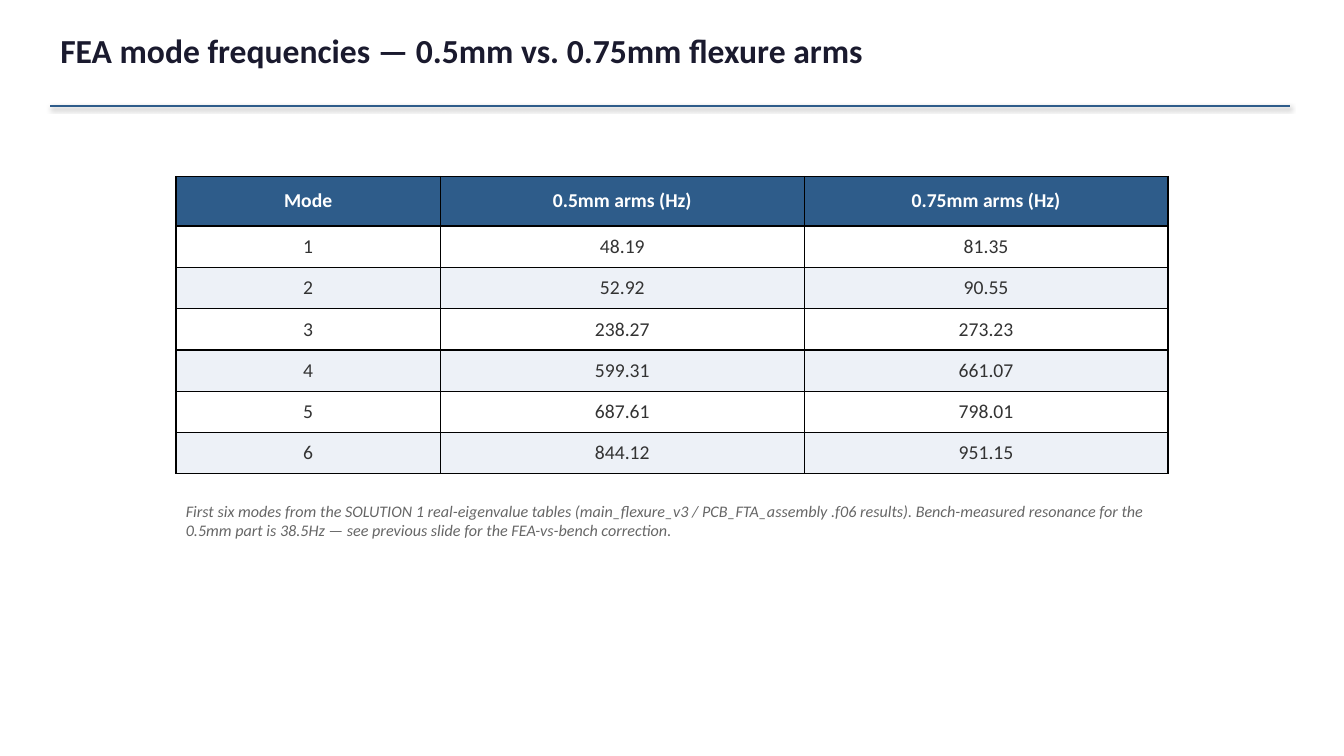
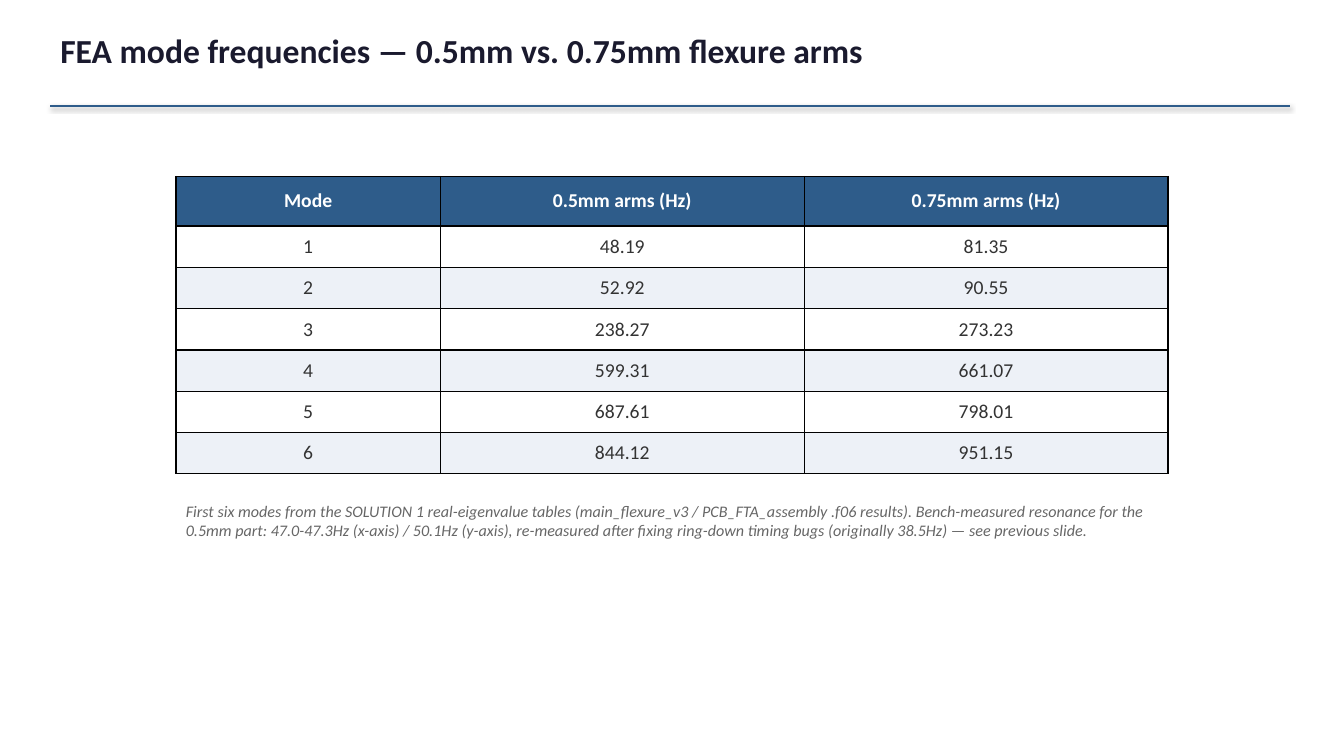
Before and after one commit to ucsbdeepspace/rpi_camera_system, a slide deck: slide 22 of docs/session_results_2026-08-18_pid_tuning.pptx. Drawn at 1344x756 pixels with LibreOffice and Linux fonts; fonts in the diff are those of the drawing. Boxes give left, top, right and bottom in pixels: in the first picture for what was removed or moved away, otherwise in the second. Text is boxed around its words. In the diff, an @@ line names an element or a change of style, - is before the commit and + after.

Commit message:
docs: update FEA-vs-bench slides with re-measured ring-down resonance (38.5Hz -> 47-50Hz, superseded)

```diff
--- a/docs/session_results_2026-08-18_pid_tuning.pptx
+++ b/docs/session_results_2026-08-18_pid_tuning.pptx
@@ text at (186,505,1143,539): text changed @@
-First six modes from the SOLUTION 1 real-eigenvalue tables (main_flexure_v3 / PCB_FTA_assembly .f06 results). Bench-measured resonance for the 0.5mm part is 38.5Hz — see previous slide for the FEA-vs-bench correction.
+First six modes from the SOLUTION 1 real-eigenvalue tables (main_flexure_v3 / PCB_FTA_assembly .f06 results). Bench-measured resonance for the 0.5mm part: 47.0-47.3Hz (x-axis) / 50.1Hz (y-axis), re-measured after fixing ring-down timing bugs (originally 38.5Hz) — see previous slide.
```
Also in this commit, not shown: 1 other slide changed.
